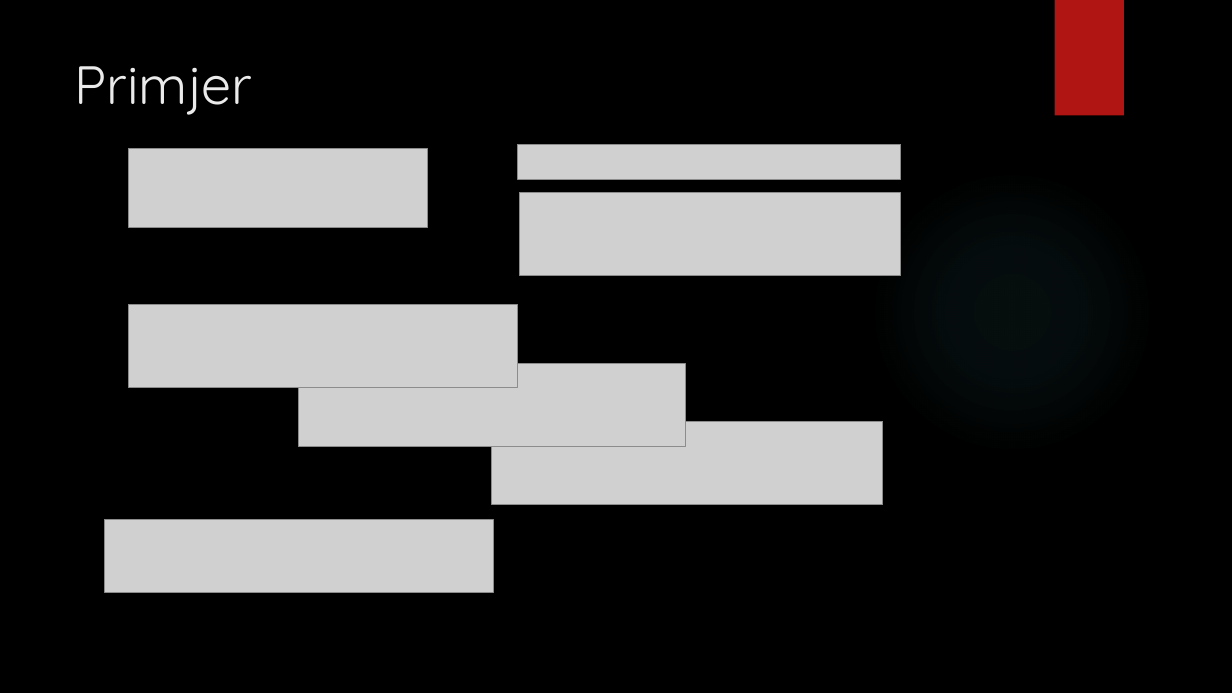
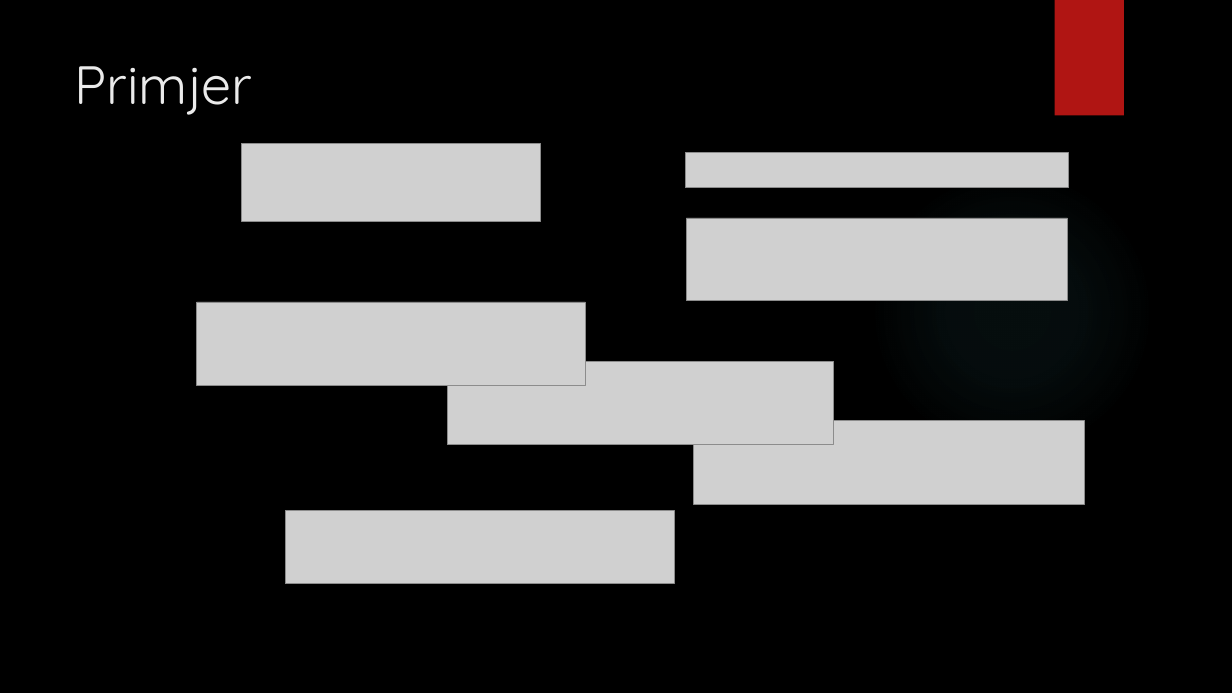
Before and after one commit to v-v/karkkainen-sanders, a slide deck: slide 8 of documentation/Izgradnja sufiksnog polja korištenjem Kärkkäinen – Sandersovog algoritma.pptx. Drawn at 1232x693 pixels with LibreOffice and Linux fonts; fonts in the diff are those of the drawing; grey boxes stand for pictures; background and template pictures are left out. Boxes give left, top, right and bottom in pixels: in the first picture for what was removed or moved away, otherwise in the second. Text is boxed around its words. In the diff, an @@ line names an element or a change of style, - is before the commit and + after.

```diff
--- a/documentation/Izgradnja sufiksnog polja korištenjem Kärkkäinen – Sandersovog algoritma.pptx
+++ b/documentation/Izgradnja sufiksnog polja korištenjem Kärkkäinen – Sandersovog algoritma.pptx
@@ picture moved from (x1=128, y1=149, x2=427, y2=227) to (x1=242, y1=143, x2=541, y2=222) @@
@@ picture moved from (x1=518, y1=144, x2=901, y2=179) to (x1=686, y1=152, x2=1069, y2=188) @@
@@ picture moved from (x1=519, y1=193, x2=900, y2=276) to (x1=687, y1=218, x2=1067, y2=301) @@
@@ picture moved from (x1=128, y1=304, x2=518, y2=387) to (x1=197, y1=302, x2=586, y2=385) @@
@@ picture moved from (x1=299, y1=364, x2=685, y2=447) to (x1=447, y1=361, x2=834, y2=445) @@
@@ picture moved from (x1=492, y1=421, x2=883, y2=506) to (x1=694, y1=421, x2=1085, y2=505) @@
@@ picture moved from (x1=104, y1=519, x2=494, y2=592) to (x1=286, y1=511, x2=675, y2=584) @@
```
Also in this commit, not shown: 3 other slides changed, 1 other file.
